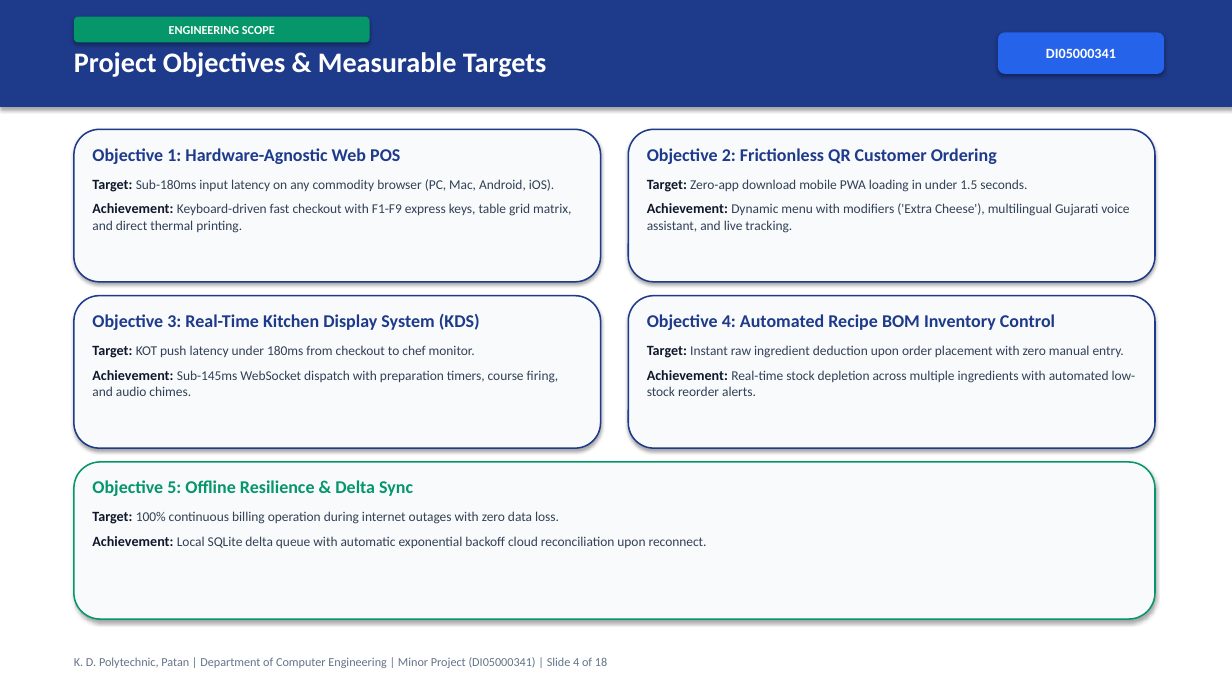
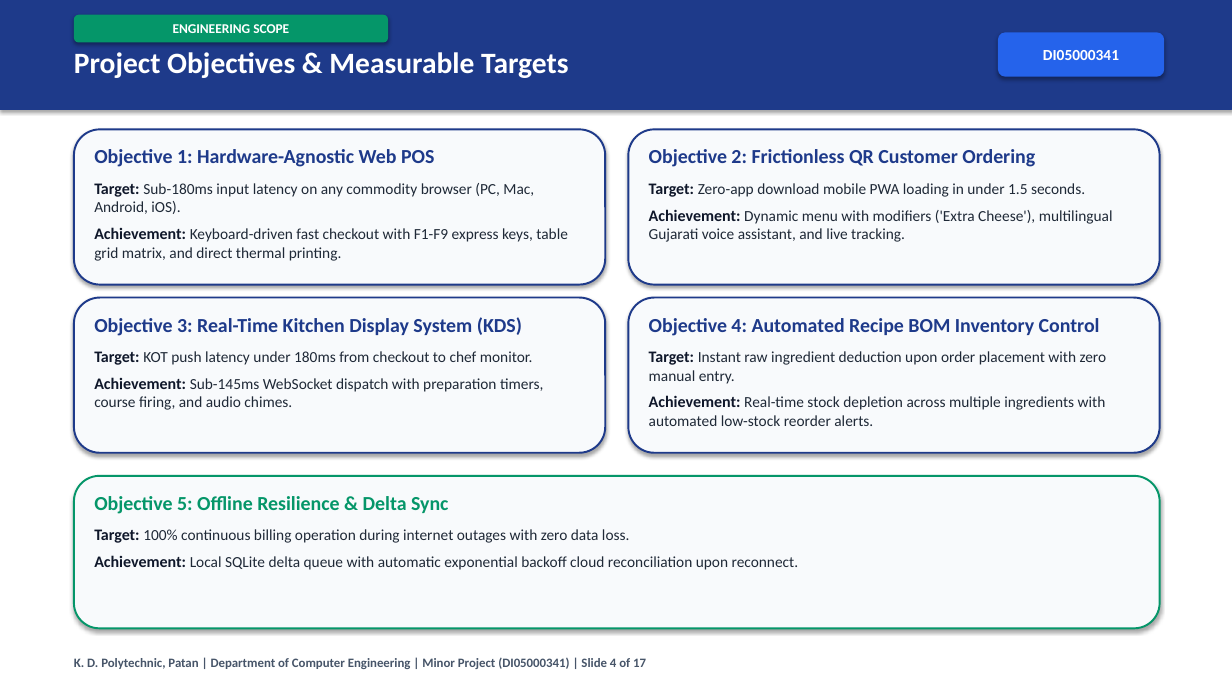
Before and after one commit to Shubh-Patel-07/DineFlow-AI, a slide deck: slide 4 of docs/DineFlow_AI_GTU_Minor_Project_Presentation.pptx. Drawn at 1232x693 pixels with LibreOffice and Linux fonts; fonts in the diff are those of the drawing. Boxes give left, top, right and bottom in pixels: in the first picture for what was removed or moved away, otherwise in the second. Text is boxed around its words. In the diff, an @@ line names an element or a change of style, - is before the commit and + after.

```diff
--- a/docs/DineFlow_AI_GTU_Minor_Project_Presentation.pptx
+++ b/docs/DineFlow_AI_GTU_Minor_Project_Presentation.pptx
@@ rectangle added at bbox=[0, 0, 1232, 693], fill #FFFFFF @@
@@ rounded rectangle "ENGINEERING SCOPE": place and size @@
-rounded rectangle "ENGINEERING SCOPE" at bbox=[74, 17, 370, 43]
+rounded rectangle "ENGINEERING SCOPE" at bbox=[74, 15, 388, 43]
@@ rounded rectangle "ENGINEERING SCOPE" at bbox=[74, 15, 388, 43]: size 9.5 to 10.5 pt @@
@@ text "Project Objectives & Measurable Targets" at bbox=[74, 52, 568, 78]: size 22 to 23 pt @@
@@ rounded rectangle "DI05000341" at bbox=[998, 32, 1165, 77]: size 11 to 12 pt @@
@@ rounded rectangle: place and size @@
-rounded rectangle at bbox=[74, 129, 601, 282]
+rounded rectangle at bbox=[74, 129, 605, 285]
@@ text "Objective 1: Hardware-Agnostic Web POS" at bbox=[94, 149, 568, 261]: size 14 to 15.5 pt in "Objective 1: Hardware-Agnostic Web POS"; size 11 to 12.5 pt in "Target:", "Achievement:"; size 10.5 to 12 pt, text colour #334155 to #1F2937 in "Sub-180ms input latency on any commodity browser ...", "Keyboard-driven fast checkout with F1-F9 express keys, ..." @@
@@ rounded rectangle: place and size @@
-rounded rectangle at bbox=[628, 129, 1155, 282]
+rounded rectangle at bbox=[628, 129, 1160, 285]
@@ text "Objective 2: Frictionless QR Customer ..." at bbox=[649, 149, 1113, 242]: size 14 to 15.5 pt in "Objective 2: Frictionless QR Customer Ordering"; size 11 to 12.5 pt in "Target:", "Achievement:"; size 10.5 to 12 pt, text colour #334155 to #1F2937 in "Zero-app download mobile PWA loading in under ...", "Dynamic menu with modifiers ('Extra Cheese'), multilingual ..." @@
@@ rounded rectangle: place and size @@
-rounded rectangle at bbox=[74, 296, 601, 448]
+rounded rectangle at bbox=[74, 298, 605, 453]
@@ outline #1E3A8A 1.2 pt to #1E3A8A 1.5 pt in 4 elements at bbox=[74, 129, 605, 285], bbox=[628, 129, 1160, 285], bbox=[74, 298, 605, 453], bbox=[628, 298, 1160, 453] @@
@@ rounded rectangle: place and size @@
-rounded rectangle at bbox=[628, 296, 1155, 448]
+rounded rectangle at bbox=[628, 298, 1160, 453]
@@ text "Objective 3: Real-Time Kitchen Display ..." at bbox=[94, 317, 543, 410]: size 14 to 15.5 pt in "Objective 3: Real-Time Kitchen Display System (KDS)"; size 11 to 12.5 pt in "Target:", "Achievement:"; size 10.5 to 12 pt, text colour #334155 to #1F2937 in "KOT push latency under 180ms from checkout ...", "Sub-145ms WebSocket dispatch with preparation timers, course ..." @@
@@ text "Objective 4: Automated Recipe BOM ..." at bbox=[649, 318, 1107, 426]: size 14 to 15.5 pt in "Objective 4: Automated Recipe BOM Inventory Control"; size 11 to 12.5 pt in "Target:", "Achievement:"; size 10.5 to 12 pt, text colour #334155 to #1F2937 in "Instant raw ingredient deduction upon order placement ...", "Real-time stock depletion across multiple ingredients with ..." @@
@@ rounded rectangle: place and size @@
-rounded rectangle at bbox=[74, 462, 1155, 619]
+rounded rectangle at bbox=[74, 476, 1160, 628]
@@ rounded rectangle at bbox=[74, 476, 1160, 628]: outline #059669 1.2 pt to #059669 1.5 pt @@
@@ text "Objective 5: Offline Resilience & ...": place and size @@
-text "Objective 5: Offline Resilience & ..." at bbox=[92, 480, 707, 548]
+text "Objective 5: Offline Resilience & ..." at bbox=[94, 496, 799, 570]
@@ text "Objective 5: Offline Resilience & ..." at bbox=[94, 496, 799, 570]: size 14 to 15.5 pt in "Objective 5: Offline Resilience & Delta Sync"; size 11 to 12.5 pt in "Target:", "Achievement:"; size 10.5 to 12 pt, text colour #334155 to #1F2937 in "100% continuous billing operation during internet outages ...", "Local SQLite delta queue with automatic exponential ..." @@
@@ text at bbox=[74, 658, 646, 669]: text changed; size 9.5 to 10 pt; text colour #64748B to #475569; bold on @@
-K. D. Polytechnic, Patan | Department of Computer Engineering | Minor Project (DI05000341) | Slide 4 of 18
+K. D. Polytechnic, Patan | Department of Computer Engineering | Minor Project (DI05000341) | Slide 4 of 17
```
Also in this commit, not shown: 16 other slides changed, 1 slide removed, 1 other file.
